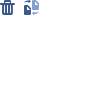
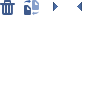
Layer changes from the first w=100, h=100 image to the second:
added layer "Layer 2 copy" above "Layer 2" over [77, 2, 82, 11]
added layer "Layer 2" above "Group 4 copy 5" over [53, 2, 58, 11]
